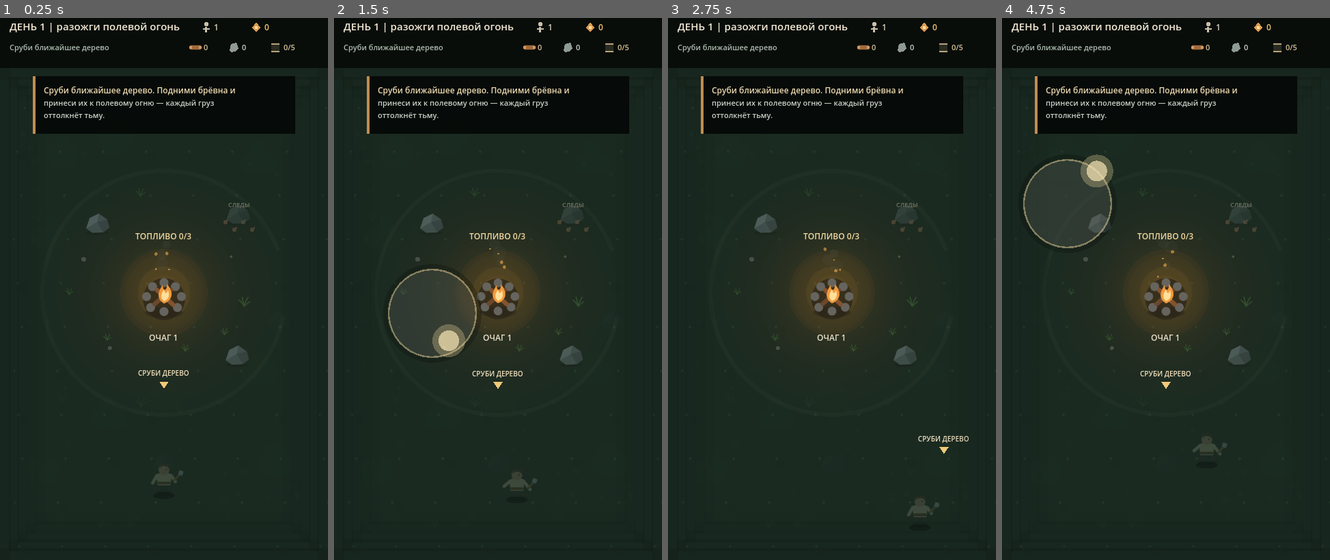
Above: before the commit, frames 1-4 (left to right).
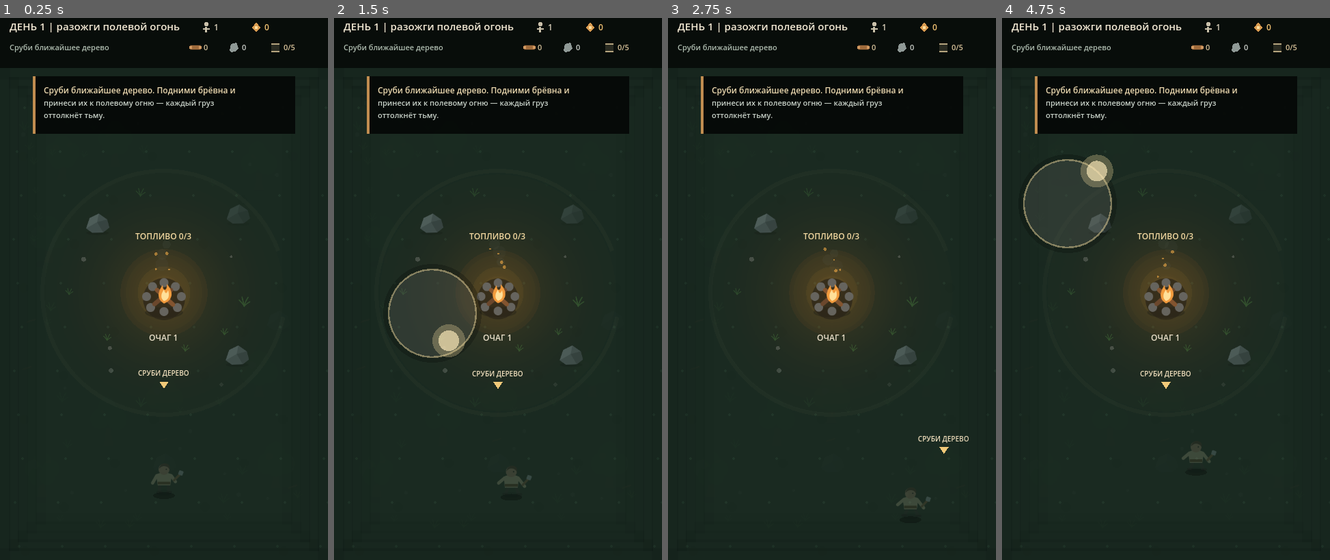
Above: after the commit, the same moments.

Repository: Yala4444/Last-Hearth
Game: Godot game, scene res://main.tscn
The game is run twice, just before and just after one commit, with the same random seed, the same clock (stepped at 60 frames per second) and the same inputs.
Inputs (mouse positions are in pixels of both pictures, inside the frame that each line leads up to):
- Up to frame 1 (0.25 s): no input
- Up to frame 2 (1.5 s): tap Enter at 0.5 s; move the mouse to (570, 256) at 0.52 s; hold D 0.53-1.25 s; click (570, 256) at 0.67 s; tap Space at 1.25 s; drag from (432, 310) to (481, 397) at 1.27 s
- Up to frame 3 (2.75 s): move the mouse to (864, 164) at 2.02 s; hold D from 2.03 s (still down)
- Up to frame 4 (4.75 s): release D at 2.75 s; drag from (1149, 397) to (1067, 202) at 2.77 s; move the mouse to (1264, 370) at 3.52 s; hold A 3.53-4.25 s; drag from (1067, 202) to (1116, 148) at 4.27 s

The runs differ from the first frame. In frame 1, less than 0.1% of the frame differs, in the area x 33-78%, y 34-66%; in frame 2, 0.2%; in frame 3, 0.3%; in frame 4, 0.3%, in the area x 33-78%, y 34-83%.

Commit message:
v0.15 start: smooth movement and remove filler landmarks

Diff:
--- a/scripts/main.gd
+++ b/scripts/main.gd
@@ -15,6 +15,9 @@
 const HUB_WATCH_POS := Vector2(394.0, 650.0)
 
 const HERO_SPEED := 178.0
+const HERO_ACCEL := 12.0
+const HERO_DECEL := 16.0
+const HERO_ARRIVAL_RADIUS := 52.0
 const HERO_INTERACT_RADIUS := 46.0
 const HERO_PICKUP_RADIUS := 34.0
 const JOYSTICK_RADIUS := 64.0
@@ -87,7 +90,7 @@
 var result_win := false
 
 var meta: Dictionary = {
-	"build_version": 14,
+	"build_version": 15,
 	"first_run": true,
 	"embers": 0,
 	"carry_level": 0,
@@ -114,6 +117,7 @@
 
 var hero_pos := Vector2(240.0, 650.0)
 var hero_target := Vector2(240.0, 650.0)
+var hero_velocity := Vector2.ZERO
 var hero_walk_phase := 0.0
 var hero_facing := Vector2(1.0, 0.0)
 var hero_damage := 22.0
@@ -318,7 +322,7 @@
 	meta["worker_home_built"] = bool(meta.get("worker_home_built", false))
 	for key: String in ["forester_home_wood", "forester_home_stone", "hunter_home_wood", "hunter_home_stone", "worker_home_wood", "worker_home_stone"]:
 		meta[key] = int(meta.get(key, 0))
-	meta["build_version"] = 14
+	meta["build_version"] = 15
 
 
 func _save_meta() -> void:
@@ -594,9 +598,6 @@
 				Vector2(130, 300), Vector2(355, 305), Vector2(135, 505),
 				Vector2(345, 505), Vector2(240, 655), Vector2(420, 455)
 			]
-			_add_event("dead_camp", Vector2(92, 205))
-			_add_event("altar", Vector2(392, 610))
-			_add_event("tracks", Vector2(350, 315))
 		1:
 			map_variant_name = "Разорённая дорога"
 			tree_slots = [
@@ -608,9 +609,6 @@
 				Vector2(115, 320), Vector2(365, 335), Vector2(105, 520),
 				Vector2(380, 510), Vector2(225, 620), Vector2(430, 445)
 			]
-			_add_event("wagon", Vector2(95, 315))
-			_add_event("wounded", Vector2(386, 330))
-			_add_event("broken_watch", Vector2(372, 585))
 		2:
 			map_variant_name = "Каменная низина"
 			tree_slots = [
@@ -622,10 +620,6 @@
 				Vector2(120, 300), Vector2(350, 290), Vector2(155, 470),
 				Vector2(325, 465), Vector2(225, 585), Vector2(420, 520)
 			]
-			_add_event("altar", Vector2(98, 520))
-			_add_event("black_tree", Vector2(390, 535))
-			_add_event("tracks", Vector2(105, 645))
-			_add_event("whisper", Vector2(398, 230))
 		_:
 			map_variant_name = "Сгоревшая усадьба"
 			tree_slots = [
@@ -637,11 +631,6 @@
 				Vector2(125, 300), Vector2(355, 300), Vector2(140, 505),
 				Vector2(340, 500), Vector2(240, 640), Vector2(425, 455)
 			]
-			_add_event("dead_camp", Vector2(105, 345))
-			_add_event("wagon", Vector2(382, 345))
-			_add_event("wounded", Vector2(390, 610))
-			_add_event("broken_watch", Vector2(110, 615))
-			_add_event("whisper", Vector2(390, 225))
 
 	var tree_count := 9
 	if int(meta.get("attempts", 1)) <= 1 and map_variant == 0:
@@ -691,7 +680,9 @@
 			"hit_flash": 0.0
 		})
 
-	for i in range(56):
+	# v0.15: the main clearing tells its story through scenery only.
+	# Interactable landmarks belong to explicit routes, so the player never mistakes filler for a choice.
+	for i in range(62):
 		var dpos := Vector2(rng.randf_range(26.0, 454.0), rng.randf_range(128.0, 770.0))
 		if dpos.distance_to(HEARTH_POS) < 80.0:
 			continue
@@ -701,7 +692,11 @@
 			kind = "pebble"
 		if roll > 0.88:
 			kind = "branch"
-		if map_variant == 3 and roll > 0.78:
+		if map_variant == 1 and roll > 0.80:
+			kind = "branch"
+		if map_variant == 2 and roll > 0.72:
+			kind = "pebble"
+		if map_variant == 3 and roll > 0.72:
 			kind = "ash"
 		decor_points.append({
 			"pos": dpos,
@@ -966,7 +961,7 @@
 			hearth_max_hp += 38.0
 			hearth_hp = hearth_max_hp
 			run_embers += 1
-			_story("ЛЕСОПИЛКА ОЧИЩЕНА\nСлоты %d → %d • прочность огня %d → %d. Союзника здесь нет." % [old_slots, carry_limit, roundi(old_hearth_hp), roundi(hearth_max_hp)], 4.2)
+			_story("ЛЕСОПИЛКА ОЧИЩЕНА\nСлоты %d > %d • прочность огня %d > %d. Союзника здесь нет." % [old_slots, carry_limit, roundi(old_hearth_hp), roundi(hearth_max_hp)], 4.2)
 		return
 
 	var event_kind := _day1_route_event_kind(day1_route)
@@ -981,12 +976,12 @@
 			hearth_hp = hearth_max_hp
 			_add_survivor("guard", Vector2(240.0, 220.0))
 			run_embers += 1
-			_story("ВОЗНИЦА СПАСЁН\nСоюзник +1 • слоты %d → %d • прочность огня +20. Он идёт с тобой." % [old_slots, carry_limit], 4.1)
+			_story("ВОЗНИЦА СПАСЁН\nСоюзник +1 • слоты %d > %d • прочность огня +20. Он идёт с тобой." % [old_slots, carry_limit], 4.1)
 		"nest":
 			var old_damage := hero_damage
 			hero_damage *= 1.18
 			run_embers += 2
-			_story("ЛОГОВО УНИЧТОЖЕНО\nУрон %d → %d (+18%%). Союзника ты не нашёл — поздние ночи будут опаснее." % [roundi(old_damage), roundi(hero_damage)], 4.2)
+			_story("ЛОГОВО УНИЧТОЖЕНО\nУрон %d > %d (+18%%). Союзника ты не нашёл — поздние ночи будут опаснее." % [roundi(old_damage), roundi(hero_damage)], 4.2)
 		"signal":
 			run_embers += 1
 			_story("РАЗВЕДЧИК СПАСЁН\n«Я видел ещё один огонь глубже в лесу. Покажу дорогу.»", 3.4)
@@ -995,7 +990,7 @@
 			hearth_max_hp += 32.0
 			hearth_hp = hearth_max_hp
 			run_embers += 1
-			_story("ЖАР СОХРАНЁН\nПрочность огня %d → %d. Союзника здесь нет." % [roundi(old_hearth_hp), roundi(hearth_max_hp)], 3.8)
+			_story("ЖАР СОХРАНЁН\nПрочность огня %d > %d. Союзника здесь нет." % [roundi(old_hearth_hp), roundi(hearth_max_hp)], 3.8)
 	day1_route_complete = true
 
 func _update_area_transitions() -> void:
@@ -1117,7 +1112,7 @@
 		hero_hp = hero_max_hp
 		run_embers += 2
 		var solo_note := " Ты всё ещё один — вторая ночь будет очень тяжёлой." if survivors <= 1 else ""
-		_story("СКЛАД РАЗОБРАН\nСлоты %d → %d • здоровье %d → %d.%s" % [old_slots, carry_limit, roundi(old_hp), roundi(hero_max_hp), solo_note], 4.5)
+		_story("СКЛАД РАЗОБРАН\nСлоты %d > %d • здоровье %d > %d.%s" % [old_slots, carry_limit, roundi(old_hp), roundi(hero_max_hp), solo_note], 4.5)
 	else:
 		survivor_two_found = true
 		_add_survivor("guard", survivor_two_pos)
@@ -1219,14 +1214,14 @@
 		hero_damage *= 1.55
 		day3_route_complete = true
 		run_embers += 1
-		_story("ОГОНЬ ПРИНЯТ\nУрон %d → %d (+55%%). Огненная метка усилила каждый выстрел." % [roundi(old_damage), roundi(hero_damage)], 3.9)
+		_story("ОГОНЬ ПРИНЯТ\nУрон %d > %d (+55%%). Огненная метка усилила каждый выстрел." % [roundi(old_damage), roundi(hero_damage)], 3.9)
 	elif day3_route == "barricade" and watch_repair_started and enemies.is_empty():
 		var old_hearth_hp := hearth_max_hp
 		hearth_max_hp += 85.0
 		hearth_hp = hearth_max_hp
 		day3_route_complete = true
 		run_embers += 1
-		_story("ПРОХОД УКРЕПЛЁН\nПрочность огня %d → %d. Это чисто защитная подготовка." % [roundi(old_hearth_hp), roundi(hearth_max_hp)], 3.8)
+		_story("ПРОХОД УКРЕПЛЁН\nПрочность огня %d > %d. Это чисто защитная подготовка." % [roundi(old_hearth_hp), roundi(hearth_max_hp)], 3.8)
 	elif day3_route == "shrine" and final_altar_claimed and enemies.is_empty():
 		var old_damage := hero_damage
 		var old_hp := hero_max_hp
@@ -1235,7 +1230,7 @@
 		hero_hp = hero_max_hp
 		day3_route_complete = true
 		run_embers += 1
-		_story("ЗНАК ПРИНЯТ\nУрон %d → %d • здоровье %d → %d." % [roundi(old_damage), roundi(hero_damage), roundi(old_hp), roundi(hero_max_hp)], 3.8)
+		_story("ЗНАК ПРИНЯТ\nУрон %d > %d • здоровье %d > %d." % [roundi(old_damage), roundi(hero_damage), roundi(old_hp), roundi(hero_max_hp)], 3.8)
 	elif day3_route == "beacon" and watch_repair_started and enemies.is_empty():
 		tower_built = true
 		hero_fire_rate *= 0.90
@@ -1250,7 +1245,7 @@
 		hero_hp = hero_max_hp
 		day3_route_complete = true
 		run_embers += 1
-		_story("ТАЙНИК РАЗОБРАН\nСлоты %d → %d • здоровье %d → %d." % [old_slots, carry_limit, roundi(old_hp), roundi(hero_max_hp)], 3.7)
+		_story("ТАЙНИК РАЗОБРАН\nСлоты %d > %d • здоровье %d > %d." % [old_slots, carry_limit, roundi(old_hp), roundi(hero_max_hp)], 3.7)
 
 
 func _return_from_day3_route() -> void:
@@ -1462,24 +1457,52 @@
 
 
 func _update_movement(delta: float) -> void:
-	var movement := Vector2.ZERO
-	var strength := 0.0
+	var desired_velocity := Vector2.ZERO
+	var input_strength := 0.0
+	var target_mode := false
+	var target_distance := 0.0
 
 	if joystick_active and joystick_vector.length() > JOYSTICK_DEADZONE:
-		strength = clampf(joystick_vector.length(), 0.0, 1.0)
-		movement = joystick_vector.normalized() * HERO_SPEED * strength
+		input_strength = clampf(joystick_vector.length(), 0.0, 1.0)
+		desired_velocity = joystick_vector.normalized() * HERO_SPEED * input_strength
 	else:
 		var to_target := hero_target - hero_pos
-		if to_target.length() > 3.0:
-			movement = to_target.normalized() * HERO_SPEED
-
-	if movement.length() > 0.0:
-		hero_facing = movement.normalized()
-		hero_pos += movement * delta
+		target_distance = to_target.length()
+		if target_distance > 2.0:
+			target_mode = true
+			var arrival := clampf(target_distance / HERO_ARRIVAL_RADIUS, 0.18, 1.0)
+			desired_velocity = to_target.normalized() * HERO_SPEED * arrival
+			input_strength = arrival
+
+	var response := HERO_ACCEL if desired_velocity.length() > 0.1 else HERO_DECEL
+	var blend := 1.0 - exp(-delta * response)
+	hero_velocity = hero_velocity.lerp(desired_velocity, blend)
+
+	if desired_velocity.length() <= 0.1 and hero_velocity.length() < 4.0:
+		hero_velocity = Vector2.ZERO
+
+	if hero_velocity.length() > 0.1:
+		var desired_facing := hero_velocity.normalized()
+		var facing_blend := 1.0 - exp(-delta * 10.0)
+		hero_facing = hero_facing.lerp(desired_facing, facing_blend)
+		if hero_facing.length() > 0.01:
+			hero_facing = hero_facing.normalized()
+
+		var step := hero_velocity * delta
+		if target_mode and target_distance > 0.0 and step.length() >= target_distance:
+			hero_pos = hero_target
+			hero_velocity = Vector2.ZERO
+		else:
+			hero_pos += step
+
 		hero_pos.x = clampf(hero_pos.x, 22.0, VIEW_SIZE.x - 22.0)
 		hero_pos.y = clampf(hero_pos.y, 118.0, VIEW_SIZE.y - 24.0)
-		hero_walk_phase += delta * (6.0 + strength * 5.0)
-
+		var speed_ratio := clampf(hero_velocity.length() / HERO_SPEED, 0.0, 1.0)
+		hero_walk_phase += delta * lerpf(5.6, 10.5, speed_ratio)
+
+	if target_mode and hero_pos.distance_to(hero_target) <= 2.5:
+		hero_pos = hero_target
+		hero_velocity = Vector2.ZERO
 
 func _hub_build_sites() -> Array[Dictionary]:
 	var sites: Array[Dictionary] = []
@@ -1733,7 +1756,7 @@
 			meta["embers"] = int(meta.get("embers", 0)) - cost
 			meta["carry_level"] = level + 1
 			_save_meta()
-			_hub_feedback("РЮКЗАК: СЛОТЫ %d → %d" % [5 + level, 6 + level], HUB_CARRY_POS, 2.2)
+			_hub_feedback("РЮКЗАК: СЛОТЫ %d > %d" % [5 + level, 6 + level], HUB_CARRY_POS, 2.2)
 		else:
 			_hub_feedback("НУЖНО %d УГЛЕЙ" % cost, HUB_CARRY_POS, 1.8)
 
@@ -1745,7 +1768,7 @@
 			meta["embers"] = int(meta.get("embers", 0)) - cost
 			meta["damage_level"] = level + 1
 			_save_meta()
-			_hub_feedback("УРОН В ВЫЛАЗКАХ: +%d%% → +%d%%" % [level * 10, (level + 1) * 10], HUB_DAMAGE_POS, 2.2)
+			_hub_feedback("УРОН В ВЫЛАЗКАХ: +%d%% > +%d%%" % [level * 10, (level + 1) * 10], HUB_DAMAGE_POS, 2.2)
 		else:
 			_hub_feedback("НУЖНО %d УГЛЕЙ" % cost, HUB_DAMAGE_POS, 1.8)
 
@@ -2097,7 +2120,7 @@
 		hero_damage *= 1.28
 		_start_night(2)
 		_banner("ОРУЖЕЙНЫЙ СТОЛ", 2.0)
-		_story("ОРУЖЕЙНЫЙ СТОЛ\nУрон %d → %d (+28%%). Каждый твой выстрел теперь сильнее." % [roundi(old_damage), roundi(hero_damage)], 4.0)
+		_story("ОРУЖЕЙНЫЙ СТОЛ\nУрон %d > %d (+28%%). Каждый твой выстрел теперь сильнее." % [roundi(old_damage), roundi(hero_damage)], 4.0)
 	elif hero_pos.distance_to(right_choice_pos) < 48.0:
 		workshop_choice = "gear"
 		var old_slots := carry_limit
@@ -2108,7 +2131,7 @@
 		hero_hp = hero_max_hp
 		_start_night(2)
 		_banner("ПОХОДНЫЙ НАБОР", 2.0)
-		_story("ПОХОДНЫЙ НАБОР\nСлоты %d → %d • здоровье %d → %d. Добыча ресурсов стала быстрее." % [old_slots, carry_limit, roundi(old_hp), roundi(hero_max_hp)], 4.4)
+		_story("ПОХОДНЫЙ НАБОР\nСлоты %d > %d • здоровье %d > %d. Добыча ресурсов стала быстрее." % [old_slots, carry_limit, roundi(old_hp), roundi(hero_max_hp)], 4.4)
 
 
 func _spawn_rescue_guards() -> void:
@@ -2797,6 +2820,7 @@
 func _stop_joystick() -> void:
 	joystick_active = false
 	joystick_vector = Vector2.ZERO
+	hero_velocity = Vector2.ZERO
 	joystick_touch_index = -1
 	mouse_dragging = false
 	hero_target = hero_pos
@@ -3928,7 +3952,7 @@
 
 
 func _draw_hero(pos: Vector2) -> void:
-	var moving := hero_pos.distance_to(hero_target) > 3.0 or joystick_vector.length() > JOYSTICK_DEADZONE
+	var moving := hero_velocity.length() > 7.0 or hero_pos.distance_to(hero_target) > 3.0 or joystick_vector.length() > JOYSTICK_DEADZONE
 	var work_kind := _nearby_resource_kind()
 	var texture: Texture2D = TEX_HERO_IDLE
 	var size := Vector2(64, 64)
@@ -4475,7 +4499,7 @@
 			draw_string(font, Vector2(14, 55), hub_hint, HORIZONTAL_ALIGNMENT_LEFT, 275, 8, Color("#98a89c"))
 			var permanent_text := "урон +%d%% • слоты %d" % [int(meta.get("damage_level", 0)) * 10, 5 + int(meta.get("carry_level", 0))]
 			draw_string(font, Vector2(285, 55), permanent_text, HORIZONTAL_ALIGNMENT_RIGHT, 137, 8, Color("#c8b990"))
-		draw_string(font, Vector2(426, 55), "v0.14.1", HORIZONTAL_ALIGNMENT_RIGHT, 42, 10, Color("#728077"))
+		draw_string(font, Vector2(426, 55), "v0.15", HORIZONTAL_ALIGNMENT_RIGHT, 42, 10, Color("#728077"))
 		return
 
 	if mode == Mode.RESULT:
